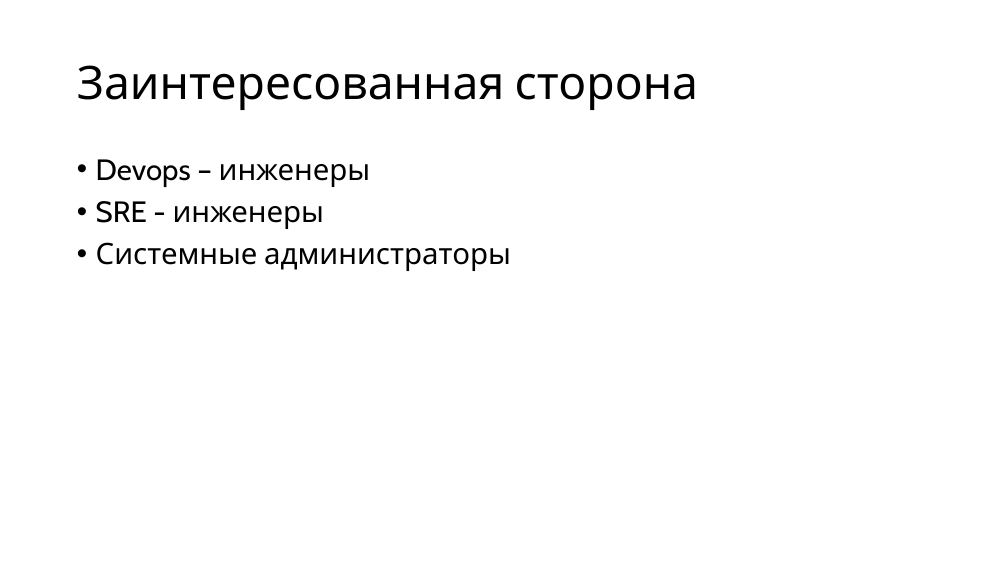
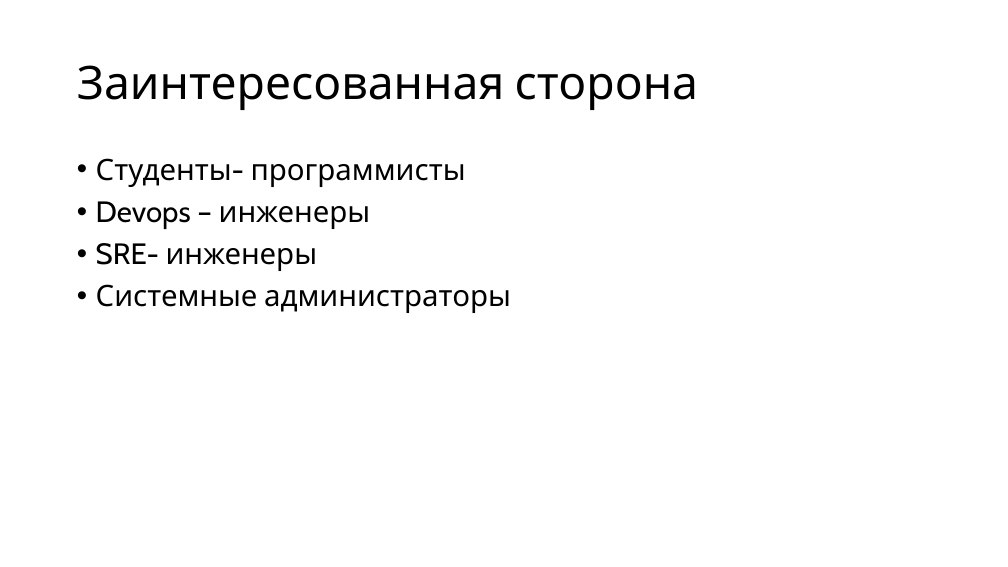
Before and after one commit to LainIwakuras-father/TracerouteEvents, a slide deck: slide 6 of docs/Презентация обухов.pptx. Drawn at 1008x567 pixels with LibreOffice and Linux fonts; fonts in the diff are those of the drawing. Boxes give left, top, right and bottom in pixels: in the first picture for what was removed or moved away, otherwise in the second. Text is boxed around its words. In the diff, an @@ line names an element or a change of style, - is before the commit and + after.

```diff
--- a/docs/Презентация обухов.pptx
+++ b/docs/Презентация обухов.pptx
@@ text at (96, 158, 466, 187): paragraph added @@
+• Студенты- программисты
@@ text at (96, 243, 318, 271): spaces changed @@
-• SRE - инженеры
+• SRE- инженеры
```
Also in this commit, not shown: 3 other slides changed, 1 slide added, 1 other file.
